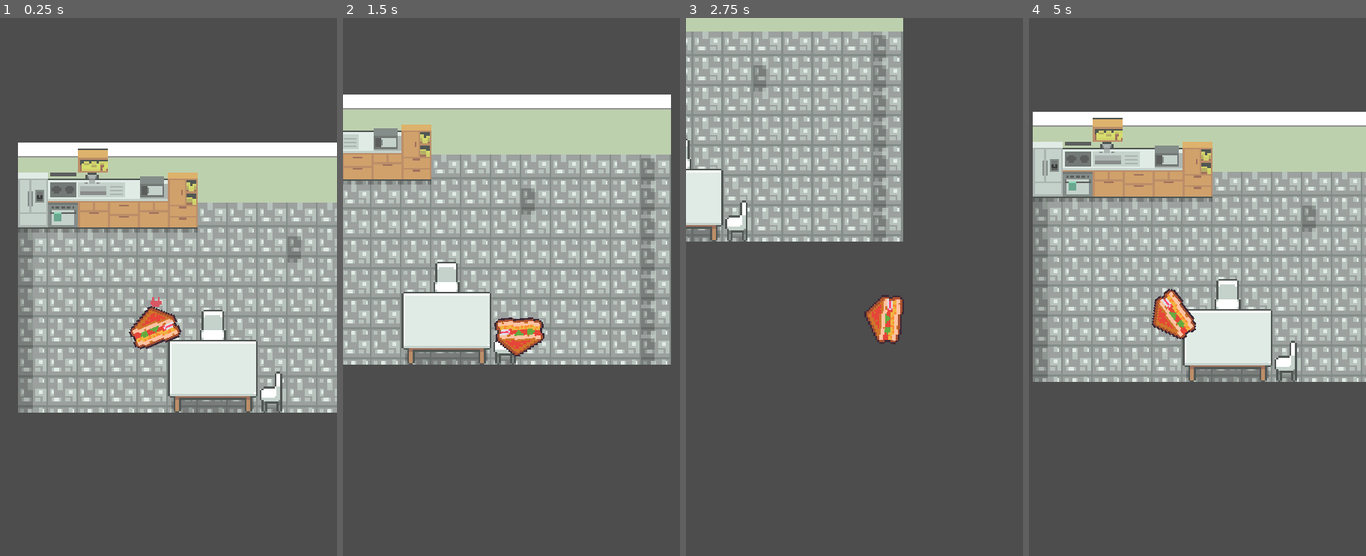
Above: before the commit, frames 1-4 (left to right).
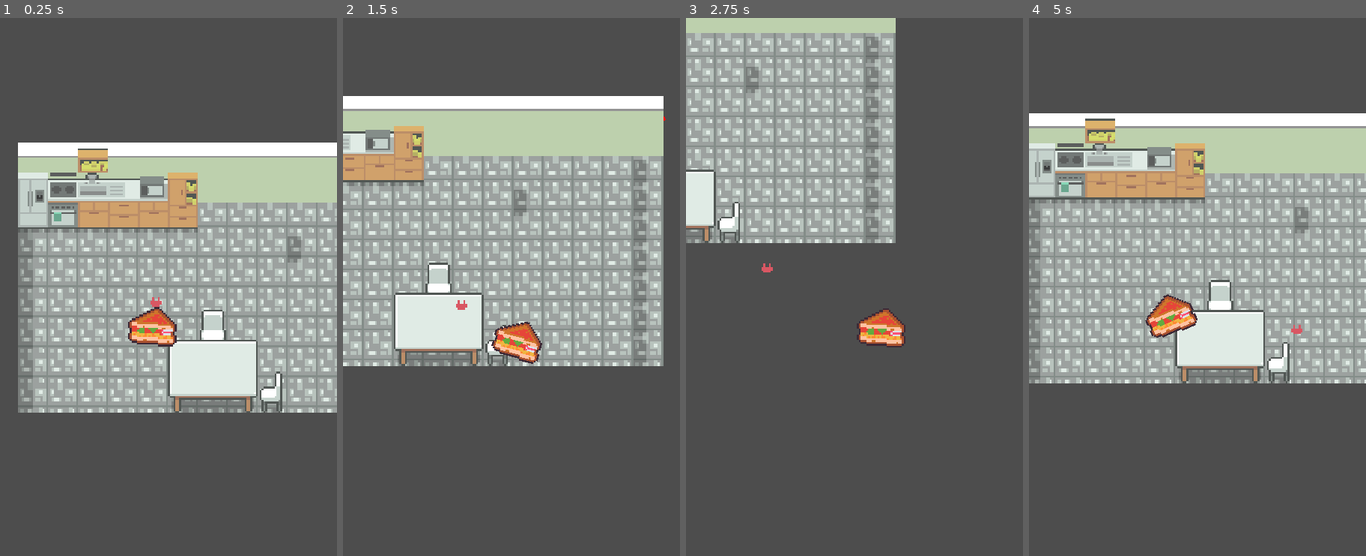
Above: after the commit, the same moments.

Repository: helenzhangyc/BurgerStrike
Game: Godot game, scene res://scenes/levels/Main.tscn
Two runs of this game, one before a commit and one after it. Both use one fixed random seed, a clock stepped at 60 frames per second and the inputs below.
Inputs (mouse positions are in pixels of both pictures, inside the frame that each line leads up to):
- Up to frame 1 (0.25 s): no input
- Up to frame 2 (1.5 s): move the mouse to (585, 287) at 0.52 s; hold D (right) 0.53-1.28 s; tap Space (shoot) at 0.6, 1.35 s; move the mouse to (444, 346) at 1.27 s; hold S (down) from 1.28 s (still down)
- Up to frame 3 (2.75 s): move the mouse to (888, 184) at 2.02 s; release S (down) at 2.03 s; hold D (right) from 2.03 s (still down); tap Space (shoot) at 2.1 s
- Up to frame 4 (5 s): move the mouse to (1180, 437) at 2.77 s; release D (right) at 2.78 s; hold W (up) 2.78-3.53 s; tap Space (shoot) at 2.85, 3.6, 4.35 s; move the mouse to (1298, 410) at 3.52 s; hold A (left) from 3.53 s (still down); move the mouse to (1096, 227) at 4.27 s

The runs differ from the first frame. In frame 1, 0.7% of the frame differs, in the area x 38-54%, y 53-62%; in frame 2, 20%; in frame 3, 13%; in frame 4, 20%, in the area x 0-100%, y 17-68%.

Commit message:
Bobbing walk animation (#11)

Diff:
--- /dev/null
+++ b/scenes/BobbingTweener.tscn
@@ -0,0 +1,10 @@
+[gd_scene load_steps=3 format=3 uid="uid://c2mxgonifbyx4"]
+
+[ext_resource type="Script" path="res://scripts/BobbingTweener.gd" id="1_livvb"]
+[ext_resource type="Script" path="res://scripts/Odometer.gd" id="2_ypwff"]
+
+[node name="BobbingTweener" type="Node2D"]
+script = ExtResource("1_livvb")
+
+[node name="Odometer" type="Node2D" parent="."]
+script = ExtResource("2_ypwff")
--- a/scenes/Player.tscn
+++ b/scenes/Player.tscn
@@ -1,8 +1,9 @@
-[gd_scene load_steps=9 format=3 uid="uid://cwre7pomfe73u"]
+[gd_scene load_steps=10 format=3 uid="uid://cwre7pomfe73u"]
 
 [ext_resource type="Script" path="res://scripts/Player.gd" id="1_e2y74"]
 [ext_resource type="Texture2D" uid="uid://5jnm0t5m0wyr" path="res://sprites/03.png" id="2_tpg8j"]
 [ext_resource type="PackedScene" uid="uid://cfx5cdofitgxf" path="res://scenes/PickerUpper.tscn" id="3_dc2ih"]
+[ext_resource type="PackedScene" uid="uid://c2mxgonifbyx4" path="res://scenes/BobbingTweener.tscn" id="3_ds64n"]
 [ext_resource type="Script" path="res://scripts/Inventory.gd" id="4_py77w"]
 [ext_resource type="Script" path="res://scripts/Shooter.gd" id="5_372h2"]
 [ext_resource type="Resource" uid="uid://gk7qypk05u23" path="res://resources/items/sauce/ketchup.tres" id="6_1m6i8"]
@@ -18,6 +19,9 @@
 collision_mask = 260
 motion_mode = 1
 script = ExtResource("1_e2y74")
+
+[node name="BobbingTweener" parent="." node_paths=PackedStringArray("target") instance=ExtResource("3_ds64n")]
+target = NodePath("../Sprite2D")
 
 [node name="CollisionShape2D" type="CollisionShape2D" parent="."]
 position = Vector2(0, 0.5)
--- /dev/null
+++ b/scripts/BobbingTweener.gd
@@ -0,0 +1,40 @@
+extends Node
+
+# attach this to any node to tween the position up and down
+
+var tweener = null
+
+# how much to bob
+@export var magnitude: float = 4.0
+@export var target: Node
+
+# how long for each bob
+@export var speed: float = 0.1
+# cooldown before next bob
+@export var spacing: float = 0.05
+@export var rotate: float = 0.5
+
+@onready var odometer = $Odometer
+
+# lean direction (alternates every cycle)
+var lean_left = 1
+
+func _ready():
+	pass
+
+
+func _physics_process(delta):
+	if odometer.moved() and tweener == null:
+		tweener = create_tween()
+		tweener.tween_property(target, "position", Vector2(0, -magnitude), speed).set_ease(Tween.EASE_OUT)
+		tweener.parallel().tween_property(target, "rotation", rotate*lean_left, speed).as_relative()
+
+		tweener.tween_property(target, "position", Vector2(0, magnitude), speed).set_ease(Tween.EASE_IN)
+		tweener.parallel().tween_property(target, "rotation", -rotate*lean_left, speed).as_relative()
+
+		tweener.tween_interval(spacing)
+		tweener.tween_callback(reset_tween)
+
+func reset_tween():
+	tweener = null
+	lean_left = -lean_left
--- /dev/null
+++ b/scripts/Odometer.gd
@@ -0,0 +1,29 @@
+class_name Odometer extends Node2D
+
+# keeps track of distance and displacement
+
+var distance: float = 0
+var displacement: float = 0
+
+var prev_position
+
+func _ready():
+	prev_position = global_position
+
+func _physics_process(delta):
+
+	displacement = (global_position-prev_position).length()
+	distance += displacement
+
+	prev_position = global_position
+
+
+func get_distance():
+	return distance
+
+func get_displacement():
+	return displacement
+
+# check if moved since last update
+func moved():
+	return displacement > 0
--- a/scripts/Player.gd
+++ b/scripts/Player.gd
@@ -21,7 +21,7 @@
 	self.add_child(iframe_timer)
 
 func _process(delta):
-	look_at(get_global_mouse_position())
+	var angle = global_position.angle_to_point(get_global_mouse_position())
 	# handle shooting
 	if Input.is_action_just_pressed('shoot'):
 
@@ -31,7 +31,7 @@
 		var inst = bullet_scene.instantiate()
 		# print("instantiate bullet", inst)
 		inst.global_position = bullet_spawn.global_position
-		inst.rotation = rotation
+		inst.rotation = angle
 		inst.modulate = Color.RED
 		globals.bullet_container.add_child(inst)
 
